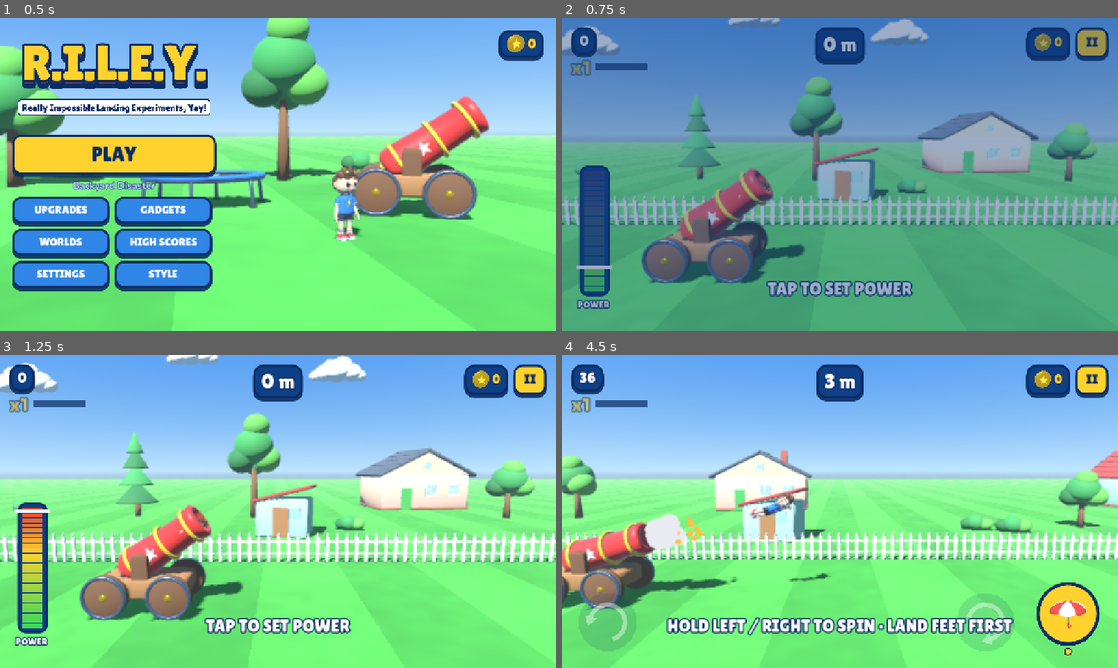
Above: before the commit, frames 1-4 (two rows, left to right).
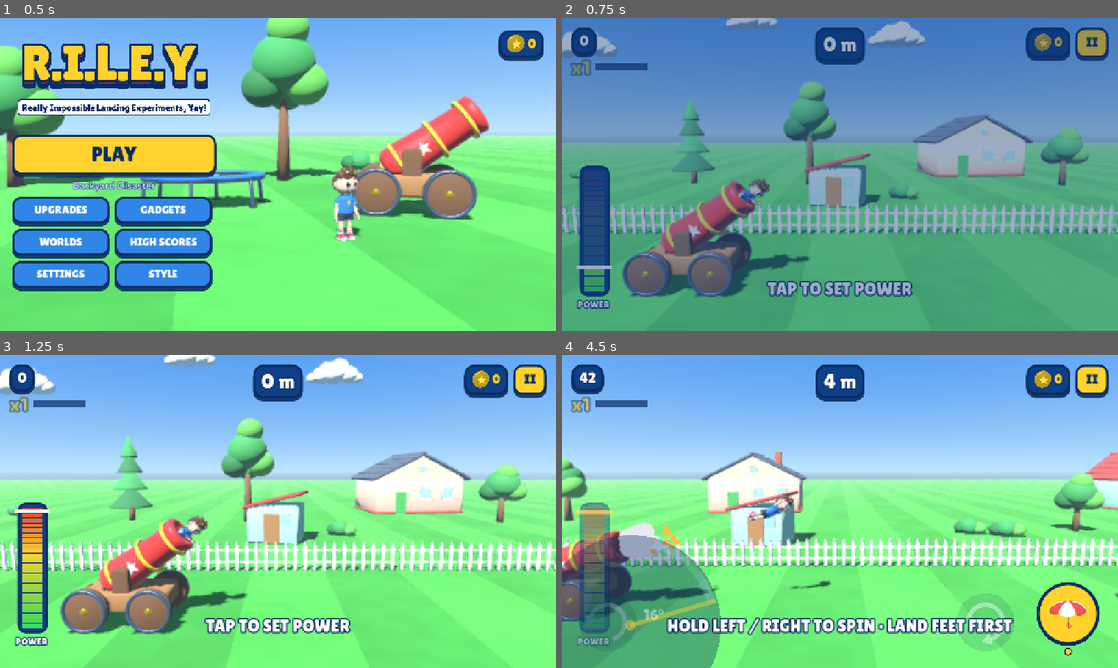
Above: after the commit, the same moments.

Repository: jaymathu/riley-game
Game: Godot game, scene res://scenes/main.tscn
Two runs of this game, one before a commit and one after it. Both use one fixed random seed, a clock stepped at 60 frames per second and the inputs below.
Inputs (mouse positions are in pixels of both pictures, inside the frame that each line leads up to):
- Up to frame 1 (0.5 s): no input
- Up to frame 2 (0.75 s): click "PLAY" at 0.5 s
- Up to frame 3 (1.25 s): no input
- Up to frame 4 (4.5 s): tap Enter at 1.25, 1.35, 4.25 s; move the mouse to (962, 495) at 1.27 s; hold D 1.28-2 s; click (962, 495) at 1.42 s; tap Space at 1.52 s; drag from (728, 527) to (812, 574) at 2.02 s; move the mouse to (895, 442) at 2.77 s; hold D 2.78-3.5 s; tap P at 2.85 s; click "RESTART" at 3.5 s; drag from (812, 574) to (673, 464) at 4.27 s

Frame 1 is identical in both runs. In frame 2, 18% of the frame differs, in the area x 0-100%, y 0-90%; in frame 3, 21%; in frame 4, 23%, in the area x 0-100%, y 3-100%.

Commit message:
Riley pokes out of the cannon; fix decor repetition and HUD meter reset; tighter camera
Co-Authored-By: Claude Opus 5.5 <noreply@anthropic.com>
Claude-Session: https://claude.ai/code/session_013F8QTYgkiyDjF7yMP9pGVX

Diff:
--- a/scripts/game/camera_rig.gd
+++ b/scripts/game/camera_rig.gd
@@ -59,7 +59,7 @@
 	var v := _target_vel()
 	var speed := v.length()
 	var alt := maxf(p.y, 0.0)
-	var want_dist := clampf(8.5 + speed * 0.16 + alt * 0.3, 8.5, 30.0)
+	var want_dist := clampf(7.5 + speed * 0.14 + alt * 0.28, 7.5, 26.0)
 	var want_look := clampf(v.x * 0.25, -2.0, 7.0)
 	var want_fx := p.x + want_look
 	var want_fy := maxf(p.y * 0.8 + 1.0, 2.4)
@@ -72,7 +72,7 @@
 		var gap := focus_hint.x - p.x
 		if gap > 0.0 and gap < 40.0:
 			want_fx = lerpf(want_fx, (p.x + focus_hint.x) * 0.5, 0.35)
-			want_dist = maxf(want_dist, minf(gap * 0.42 + 7.0, 22.0))
+			want_dist = maxf(want_dist, minf(gap * 0.38 + 6.0, 18.0))
 	dist = lerpf(dist, want_dist, 1.0 - exp(-1.6 * dt))
 	look = lerpf(look, want_look, 1.0 - exp(-2.0 * dt))
 	fx = lerpf(fx, want_fx, 1.0 - exp(-5.0 * dt))
--- a/scripts/game/game.gd
+++ b/scripts/game/game.gd
@@ -38,6 +38,7 @@
 var tricks := 0
 var interactions := 0
 var coins_run := 0
+var crashes := 0
 var max_alt := 0.0
 var sky_high_done := false
 var _last_prop_id := 0
@@ -104,7 +105,7 @@
 
 func _place_in_cannon() -> void:
 	var d := launcher.dir()
-	riley.set_cannon_pose(launcher.muzzle_pos() - d * 0.5, atan2(d.y, d.x))
+	riley.set_cannon_pose(launcher.muzzle_pos() + d * 0.12, atan2(d.y, d.x))
 
 
 func _hint(t: String) -> void:
@@ -346,6 +347,7 @@
 				hud.call("flip_popup", pre + name_txt + "!")
 			Audio.play("whoosh", -6.0, 1.0 + n * 0.08)
 		"crash":
+			crashes += 1
 			combo = 0
 			Audio.play("crash_bonk")
 			Audio.voice("voice_ouch")
--- a/scripts/game/level_gen.gd
+++ b/scripts/game/level_gen.gd
@@ -112,7 +112,7 @@
 		"trampoline", "bounce_house", "mattress", "cushion", "duck", "tire", "floating":
 			prop = BouncePad.new().configure(kind)
 			if kind == "floating":
-				y = rng.randf_range(1.5, 6.5) + difficulty() * 3.0
+				y = rng.randf_range(1.0, 2.5) if next_x < 60.0 else rng.randf_range(1.5, 6.0) + difficulty() * 3.0
 		"spring":
 			prop = SpringPad.new().configure(rng.randf_range(56.0, 74.0), rng.randf_range(20.0, 25.0))
 		"pool":
@@ -317,7 +317,7 @@
 		2:
 			if r.randf() < 0.55:
 				_deco("tent", x0 + r.randf_range(0, span), r.randf_range(-20.0, -13.0), r.randf_range(0.9, 1.3))
-			if int(x0) % 312 < 24:
+			if posmod(int(x0), 312) < 24 and x0 > 20.0:
 				_deco("ferris_wheel", x0 + 12.0, -42.0, 1.4, 0, 0.0, false)
 			elif r.randf() < 0.45:
 				_deco("coaster", x0 + 12.0, -28.0, 1.0, 0, 0.0, false)
@@ -329,9 +329,9 @@
 				_deco("moon_rock", x0 + r.randf_range(0, span), r.randf_range(-24.0, -5.0), r.randf_range(0.6, 2.2), 0, r.randf() * TAU)
 			if r.randf() < 0.15:
 				_deco("flag", x0 + r.randf_range(0, span), r.randf_range(-9.0, -6.0))
-			if int(x0) % 960 < 24:
+			if posmod(int(x0), 960) < 24:
 				_deco("planet", x0 + 60.0, -170.0, r.randf_range(3.0, 5.0), r.randf_range(30.0, 55.0), r.randf() * TAU, false)
-			elif int(x0) % 960 >= 480 and int(x0) % 960 < 504:
+			elif posmod(int(x0), 960) >= 480 and posmod(int(x0), 960) < 504:
 				_deco("space_station", x0 + 20.0, -110.0, 1.5, r.randf_range(25.0, 40.0), 0.3, false)
 	if world != 3 and r.randf() < 0.55:
 		_deco("cloud", x0 + r.randf_range(0, span), r.randf_range(-70.0, -45.0), r.randf_range(1.5, 3.0), r.randf_range(18.0, 34.0), 0.0, false)
--- a/scripts/game/world_env.gd
+++ b/scripts/game/world_env.gd
@@ -32,7 +32,7 @@
 		col = mix(col, c4 * 0.85, clamp(walk, 0.0, 1.0));
 		col = mix(col, vec3(1.0, 0.85, 0.2), dash);
 	} else if (world_type == 2) {
-		vec2 t = floor(wpos.xz / 2.0);
+		vec2 t = floor(wpos.xz / 4.0);
 		float chk = mod(t.x + t.y, 2.0);
 		col = mix(c1, c2, chk) * (0.96 + n * 0.6);
 		float path = step(abs(wpos.z), 3.0);
@@ -131,7 +131,7 @@
 	var cols := [
 		[Color("#58B84A"), Color("#4CA642"), Color("#8C93A0"), Color("#FFFFFF")],
 		[Color("#5CBF55"), Color("#52B04C"), Color("#5C6270"), Color("#E9E2D6")],
-		[Color("#EE8FB8"), Color("#8CCBF2"), Color("#FFD36B"), Color("#FFFFFF")],
+		[Color("#F29BC2"), Color("#F6B6D2"), Color("#FFD36B"), Color("#FFFFFF")],
 		[Color("#8E8AA6"), Color("#6E6A88"), Color("#55516E"), Color("#FFFFFF")],
 	]
 	var c: Array = cols[world]
--- a/scripts/main.gd
+++ b/scripts/main.gd
@@ -265,9 +265,9 @@
 				await _shot("05_pause")
 				resume()
 		if game:
-			print("SMOKE: run %d finished=%s distance=%d score=%d landings=%d perfects=%d combo=%d coins=%d tricks=%d" % [
+			print("SMOKE: run %d finished=%s distance=%d score=%d landings=%d perfects=%d combo=%d coins=%d tricks=%d crashes=%d ragdoll=%s" % [
 				i, str(results.visible), int(game.distance), game.total_score(), game.landings, game.perfects,
-				game.best_combo, game.coins_run, game.tricks])
+				game.best_combo, game.coins_run, game.tricks, game.crashes, str(game.riley.visual.ragdolling)])
 		await get_tree().create_timer(0.8).timeout
 		if i < 2:
 			await _shot("%02d_results_%d" % [20 + i, i])
--- a/scripts/ui/hud.gd
+++ b/scripts/ui/hud.gd
@@ -285,6 +285,7 @@
 	gadget_btn.tex = Assets.icon(String(gc.def.get("icon", "umbrella")))
 	gadget_changed()
 	aim_box.visible = true
+	aim_box.modulate.a = 1.0
 	angle_meter.visible = false
 	gadget_btn.visible = false
 	rot_left.visible = false
